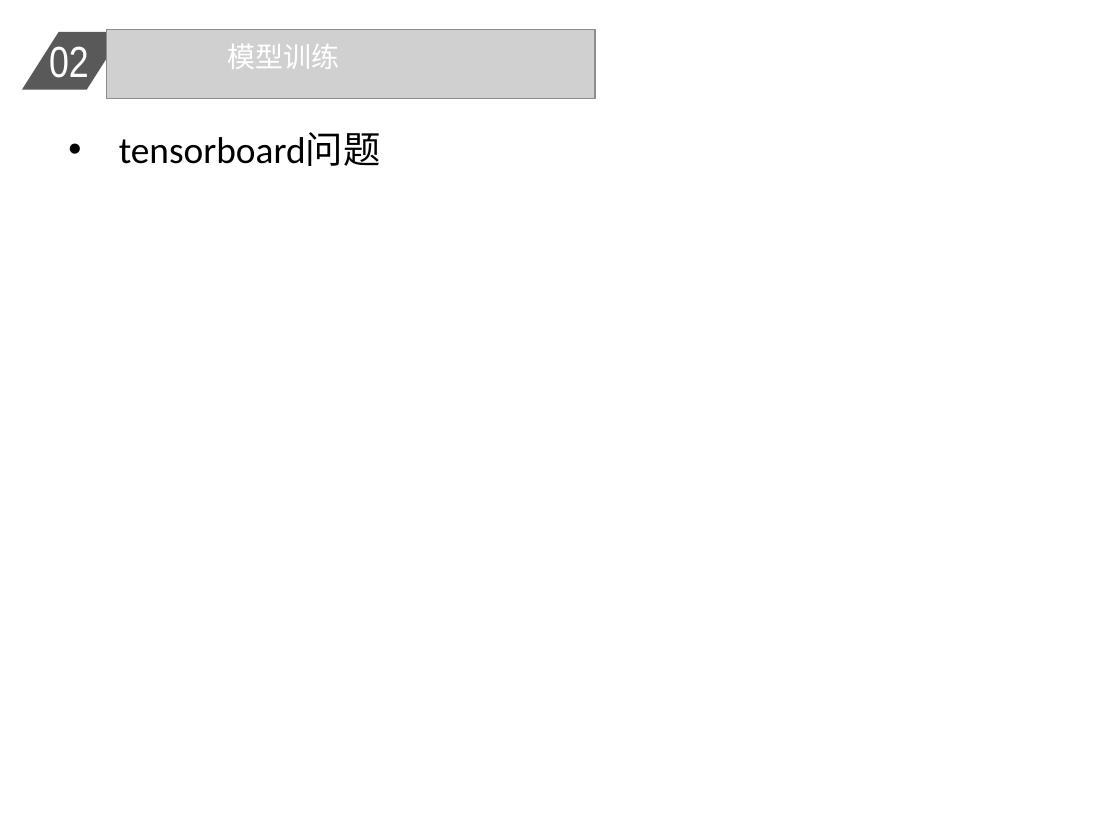
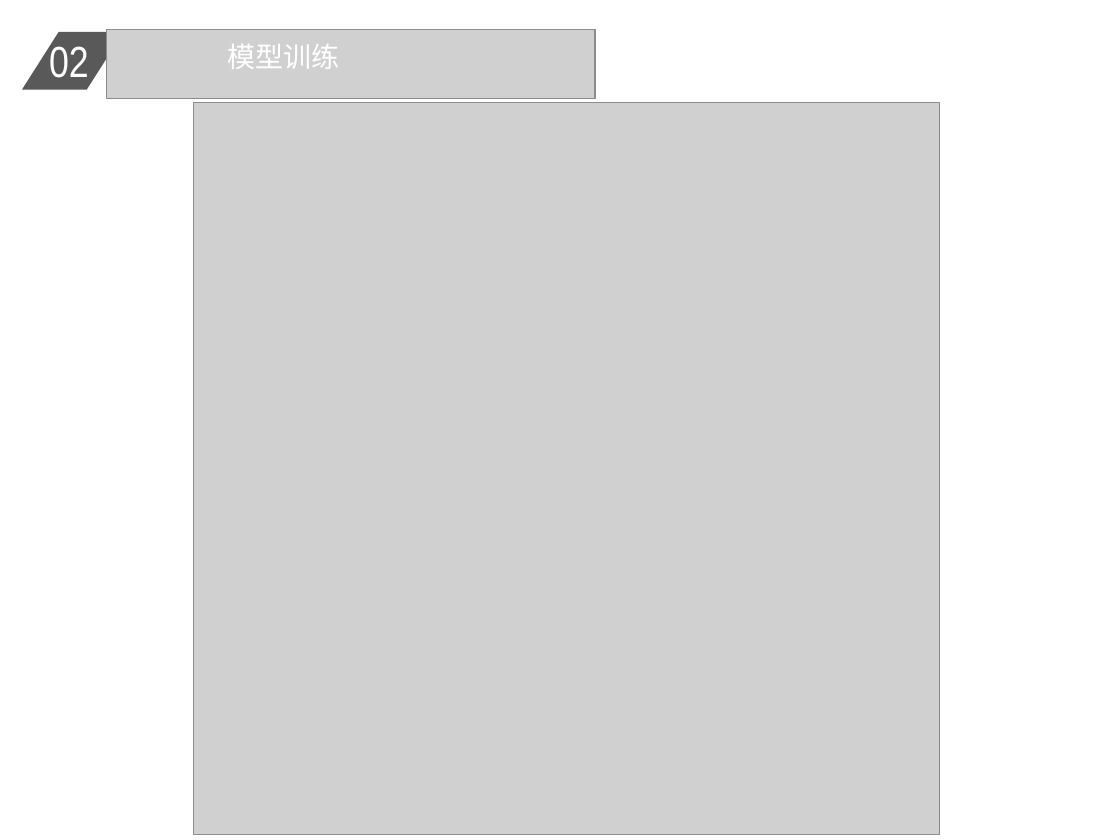
Before and after one commit to zhuyi55/img_caption, a slide deck: slide 5 of documents/report_2.ppt (slide 6 before the commit). Drawn at 1120x840 pixels with LibreOffice and Linux fonts; fonts in the diff are those of the drawing; grey boxes stand for pictures. Boxes give left, top, right and bottom in pixels: in the first picture for what was removed or moved away, otherwise in the second. Text is boxed around its words. In the diff, an @@ line names an element or a change of style, - is before the commit and + after.

```diff
--- a/documents/report_2.ppt
+++ b/documents/report_2.ppt
@@ picture added at (194,102,940,834) @@
@@ text removed at (119,132,381,166) @@
-• tensorboard问题
```
Also in this commit, not shown: 5 other slides changed, 2 slides added, 1 slide removed, 1 other file.
